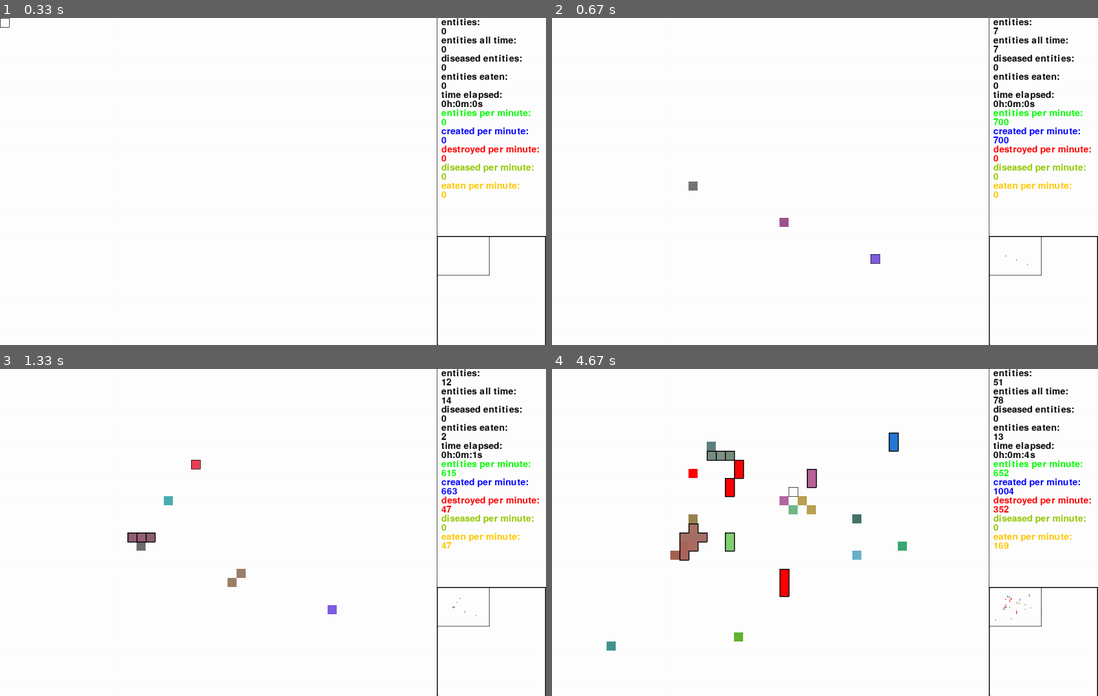
Above: before the commit, frames 1-4 (two rows, left to right).
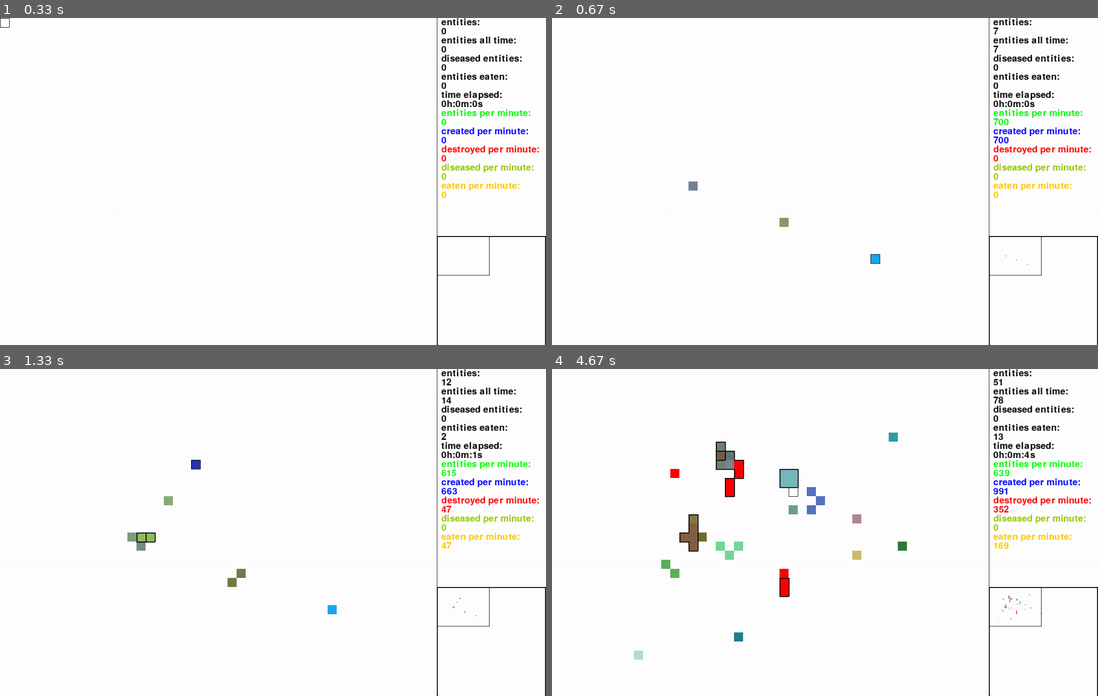
Above: after the commit, the same moments.

Repository: sbwhitt/pygame-life-simulation
Game: pygame game, started from main.py
The game is run twice, just before and just after one commit, with the same random seed, the same clock (stepped at 60 frames per second) and the same inputs.
Inputs (mouse positions are in pixels of both pictures, inside the frame that each line leads up to):
- Up to frame 1 (0.33 s): no input
- Up to frame 2 (0.67 s): press the mouse at (693, 184) at 0.37 s; move the mouse to (786, 217) at 0.47 s; release the mouse at (879, 253) at 0.6 s
- Up to frame 3 (1.33 s): tap Enter at 0.67 s; press the mouse at (141, 535) at 1.03 s; move the mouse to (169, 499) at 1.13 s; release the mouse at (196, 463) at 1.27 s
- Up to frame 4 (4.67 s): press the mouse at (693, 535) at 1.37 s; move the mouse to (737, 480) at 1.47 s; release the mouse at (781, 424) at 1.6 s; tap X at 1.73, 2.03 s; click (666, 470) at 1.75 s; tap 1 at 1.82 s; press the mouse at (693, 535) at 2.2 s; move the mouse to (786, 483) at 2.3 s; release the mouse at (885, 431) at 2.43 s; right-click (721, 454) at 2.55 s; press the mouse at (721, 454) at 2.87 s; move the mouse to (677, 552) at 2.97 s; release the mouse at (633, 646) at 3.1 s; press the mouse at (721, 454) at 3.2 s; move the mouse to (726, 545) at 3.3 s; release the mouse at (732, 637) at 3.43 s; press the mouse at (721, 454) at 3.53 s; move the mouse to (814, 503) at 3.63 s; release the mouse at (901, 552) at 3.77 s; press the mouse at (721, 454) at 3.87 s; move the mouse to (857, 522) at 3.97 s; release the mouse at (988, 591) at 4.1 s; press the mouse at (721, 454) at 4.2 s; move the mouse to (792, 506) at 4.3 s; release the mouse at (857, 558) at 4.43 s; press the mouse at (721, 454) at 4.53 s; move the mouse to (792, 489) at 4.63 s

Frame 1 is identical in both runs. In frame 2, 0.1% of the frame differs, in the area x 25-88%, y 50-76%; in frame 3, 0.4%; in frame 4, 2.2%, in the area x 10-90%, y 19-89%.

Commit message:
add in util functions

Diff:
--- a/src/entity.py
+++ b/src/entity.py
@@ -1,5 +1,6 @@
 import pygame
 import random
+import src.utils as utils
 import static.settings as settings
 from src.dna import DNA
 
@@ -17,8 +18,7 @@
         if len(args) == 3:
             self.dna = DNA(args[2])
         else:
-            self.dna = DNA(pygame.Color(random.randint(
-                10, 245), random.randint(10, 245), random.randint(10, 245)))
+            self.dna = DNA(utils.get_random_color())
 
     def update(self, width: int, height: int, surroundings: list[list["Entity"] | None]) -> "Entity":
         neighbor = self._choose_neighbor(surroundings)
@@ -33,7 +33,7 @@
         spawn_loc = self._choose_spawn_location()
         if (self.dna.nourished or r == 1) and not self.dna.diseased and spawn_loc:
             offspring = Entity(spawn_loc[0], spawn_loc[1])
-            if random.randint(1, 300) == 1:
+            if random.randint(1, 10) == 1:
                 # chance to mutate diseased into a new random color
                 offspring.dna.mutate()
             else:
--- a/src/entity_manager.py
+++ b/src/entity_manager.py
@@ -92,8 +92,8 @@
         return pygame.Color(int(r/num_e), int(g/num_e), int(b/num_e))
 
     # mouse command function helpers
-    def place_entity(self, pos: tuple) -> None:
-        e = Entity(pos[0], pos[1])
+    def place_entity(self, pos: tuple, color: pygame.Color=None) -> None:
+        e = Entity(pos[0], pos[1], color) if color else Entity(pos[0], pos[1])
         self._add_entity(e)
 
     # key command function helpers
--- a/src/mouse.py
+++ b/src/mouse.py
@@ -1,4 +1,5 @@
 import pygame
+import src.utils as utils
 import static.colors as colors
 import static.settings as settings
 from src.entity_manager import EntityManager
@@ -15,10 +16,11 @@
 
     def spawn_outward(self, e_man: EntityManager, pos: tuple, elapsed) -> None:
         if self._increase(elapsed):
+            color = utils.get_random_color()
             for i in range(0, len(self.deltas)):
-                pos_i = ((pos[0] + self.deltas[i][0]*self.spawn_interval),
-                         (pos[1] + self.deltas[i][1]*self.spawn_interval))
-                e_man.place_entity(pos_i)
+                d = utils.multiply_coord_by_constant(self.deltas[i], self.spawn_interval)
+                pos_i = (utils.add_coords(pos, d))
+                e_man.place_entity(pos_i, color)
 
     def stop_spawn(self) -> None:
         self.click_timer = 0
